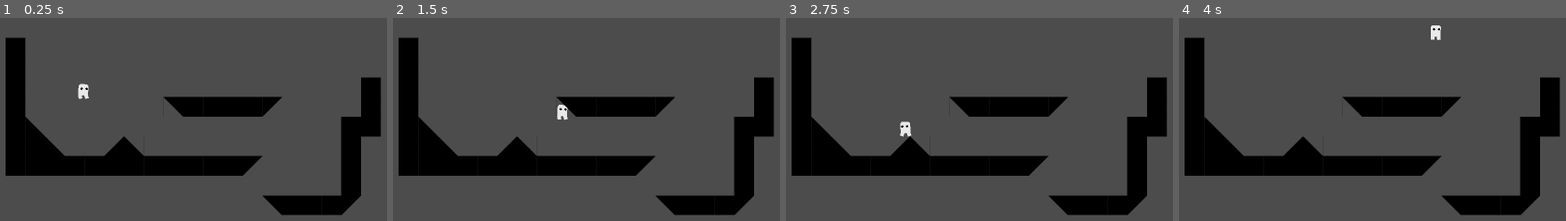
Above: before the commit, frames 1-4 (left to right).
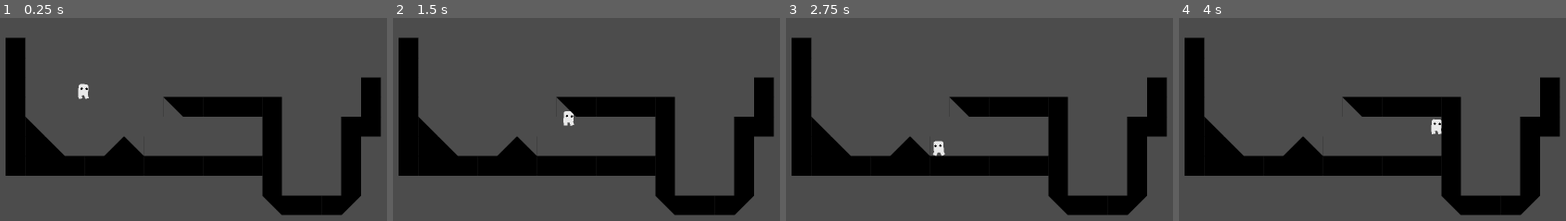
Above: after the commit, the same moments.

Repository: Maigal/gorace
Game: Godot game, scene res://Levels/level_0.tscn
The game is run twice, just before and just after one commit, with the same random seed, the same clock (stepped at 60 frames per second) and the same inputs.
Inputs:
- Up to frame 1 (0.25 s): no input
- Up to frame 2 (1.5 s): tap Enter at 0.5 s; hold Right (move_right) from 0.53 s (still down); tap Space (jump) at 0.6, 0.77, 1.07, 1.35 s
- Up to frame 3 (2.75 s): tap Space (jump) at 1.52, 1.82, 2.1 s; release Right (move_right) at 2.03 s; hold Left (move_left) from 2.03 s (still down)
- Up to frame 4 (4 s): release Left (move_left) at 2.78 s; hold Right (move_right) from 2.78 s (still down); tap Space (jump) at 2.85, 3.02, 3.32, 3.5, 3.6, 3.77 s

The runs differ from the first frame. In frame 1, 2.5% of the frame differs, in the area x 62-73%, y 39-88%; in frame 2, 2.8%; in frame 3, 2.9%, in the area x 29-73%, y 39-88%; in frame 4, 2.9%.

Commit message:
walljump on diff walls

Diff:
--- a/client/Levels/level_0.tscn
+++ b/client/Levels/level_0.tscn
@@ -89,4 +89,4 @@
 cell_size = Vector2( 48, 48 )
 collision_layer = 2
 format = 1
-tile_data = PoolIntArray( 131075, 0, 0, 196611, 0, 0, 262147 …(74 unchanged characters)…  0, 327694, 0, 0, 327695, 0, 0, 327696, 2, 0, 327701, 0, 0, 393219, 0, 0, 393220, 1610612737, 0, 393236, 0, 0, 393237, 0, 0, 458755, 0, 0, 458756, 1610612736, 0, 458757, 1610612737, 0, 458760, 1610612738, 0, 458761, 1610612737, 0, 458772, 0, 0, 524291, 0, 0, 524292, 0, 0, 524293, 0, 0, 524294, 0, 0, 524295, 0, 0, 524296, 0, 0, 524297, 0, 0, 524298, 0, 0, 524299, 0, 0, 524300, 0, 0, 524301, 0, 0, 524302, 0, 0, 524303, 2, 0, 524308, 0, 0, 589844, 0, 0, 655376, 1, 0, 655377, 0, 0, 655378, 0, 0, 655379, 0, 0, 655380, 2, 0 )
+tile_data = PoolIntArray( 131075, 0, 0, 196611, 0, 0, 262147 …(74 unchanged characters)…  0, 327694, 0, 0, 327695, 0, 0, 327696, 0, 0, 327701, 0, 0, 393219, 0, 0, 393220, 1610612737, 0, 393232, 0, 0, 393236, 0, 0, 393237, 0, 0, 458755, 0, 0, 458756, 1610612736, 0, 458757, 1610612737, 0, 458760, 1610612738, 0, 458761, 1610612737, 0, 458768, 0, 0, 458772, 0, 0, 524291, 0, 0, 524292, 0, 0, 524293, 0, 0, 524294, 0, 0, 524295, 0, 0, 524296, 0, 0, 524297, 0, 0, 524298, 0, 0, 524299, 0, 0, 524300, 0, 0, 524301, 0, 0, 524302, 0, 0, 524303, 0, 0, 524304, 0, 0, 524308, 0, 0, 589840, 0, 0, 589844, 0, 0, 655376, 1, 0, 655377, 0, 0, 655378, 0, 0, 655379, 0, 0, 655380, 2, 0 )
--- a/client/Player.gd
+++ b/client/Player.gd
@@ -6,6 +6,7 @@
 const MAX_FALL_SPEED = 1000
 const WALL_SLIDE_ACCELERATION = 10
 const MAX_WALL_SLIDE_SPEED = 120
+const MAX_WALL_JUMP_KNOCKBACK = 200
 
 onready var anim_player = $AnimationPlayer
 
@@ -13,6 +14,7 @@
 var x_velocity = 0
 var isWallSliding = false
 var wallJumpKnockback = 0
+var wallJumpDirection = 1
 var canWallJump = true
 var player_direction = 1
 
@@ -23,9 +25,9 @@
 
 
 	if wallJumpKnockback > 0:
-		wallJumpKnockback -= 2
+		wallJumpKnockback -= 4
 	elif wallJumpKnockback < 0:
-		wallJumpKnockback += 2
+		wallJumpKnockback += 4
 
 	var isGrounded = is_on_floor()
 
@@ -46,7 +48,14 @@
 	animate(movementX_direction, isGrounded)
 
 func moveX(direction):
-	move_and_slide(Vector2((direction * MOVE_SPEED) + wallJumpKnockback, y_velocity), Vector2.UP)
+	var knockbackMovespeed = 1
+	if (wallJumpKnockback > 0):
+		if (wallJumpDirection != player_direction):
+			knockbackMovespeed = max((wallJumpKnockback * 100 / MAX_WALL_JUMP_KNOCKBACK), 1)
+		else:
+			knockbackMovespeed = 2
+
+	move_and_slide(Vector2((direction * MOVE_SPEED / knockbackMovespeed) + wallJumpKnockback, y_velocity), Vector2.UP)
 	if direction != 0:
 		if direction > 0:
 			player_direction = 1
@@ -82,14 +91,18 @@
 #	print(is_on_wall())
 
 	var wallCollider = false
-	if $Rig/RayCast2D.is_colliding() and $Rig/RayCast2D.get_collider().is_in_group("terrain"):
+	if $Rig/WallCollider.is_colliding() and $Rig/WallCollider.get_collider().is_in_group("terrain"):
 		wallCollider = true
+
+	print(canWallJump)
 
 	if isGrounded  and Input.is_action_just_pressed("jump"):
 		y_velocity = -JUMP_FORCE
-	elif wallCollider and Input.is_action_just_pressed("jump") and canWallJump:
+	elif wallCollider and Input.is_action_just_pressed("jump") and (canWallJump or wallJumpDirection != -player_direction):
 		y_velocity = -JUMP_FORCE * 0.65
-		wallJumpKnockback = 200 * -player_direction
+		wallJumpKnockback = MAX_WALL_JUMP_KNOCKBACK * -player_direction
+		wallJumpDirection = -player_direction
+		canWallJump = false
 
 
 func animate(xDirection, isGrounded):
--- a/client/Player.tscn
+++ b/client/Player.tscn
@@ -418,7 +418,8 @@
 
 [node name="Rig" type="Node2D" parent="."]
 
-[node name="RayCast2D" type="RayCast2D" parent="Rig"]
+[node name="WallCollider" type="RayCast2D" parent="Rig"]
+position = Vector2( 0, 10 )
 enabled = true
 cast_to = Vector2( 25, 0 )
 collision_mask = 2147483650
